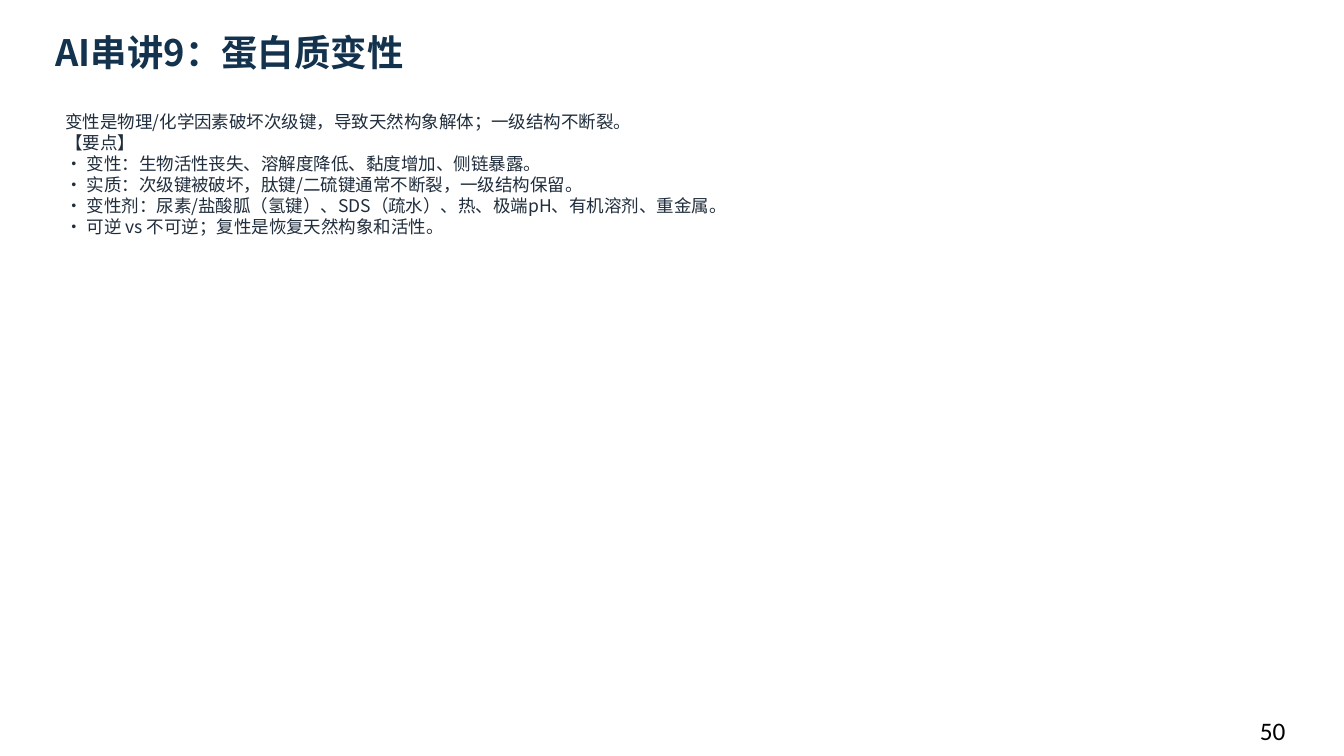
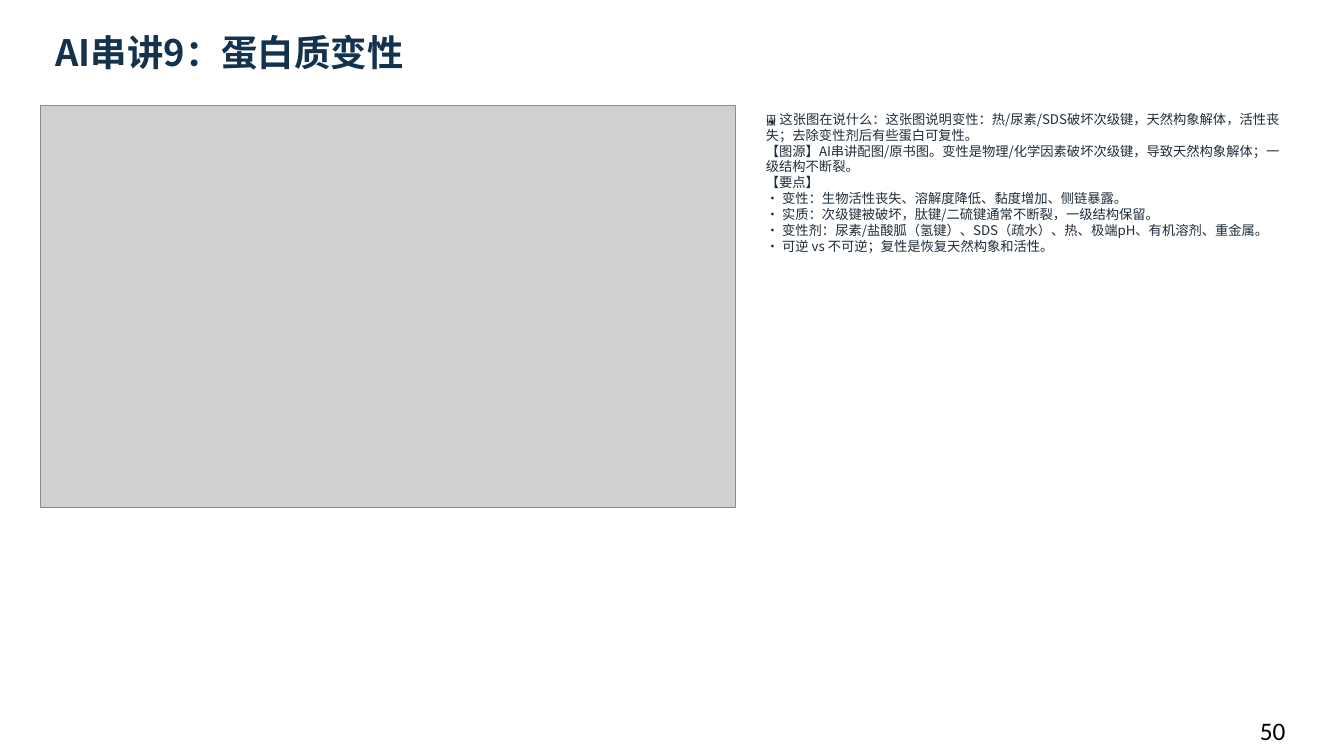
Before and after one commit to newkan-li/Biochemistry, a slide deck: slide 50 of downloads/bc03-ai-style.pptx. Drawn at 1344x756 pixels with LibreOffice and Linux fonts; fonts in the diff are those of the drawing; grey boxes stand for pictures. Boxes give left, top, right and bottom in pixels: in the first picture for what was removed or moved away, otherwise in the second. Text is boxed around its words. In the diff, an @@ line names an element or a change of style, - is before the commit and + after.

Commit message:
修复AI串讲页无图导致像空白:10个AI串讲页配图+图说,AI3配二级结构图;下载版重生成;版本20261112e

```diff
--- a/downloads/bc03-ai-style.pptx
+++ b/downloads/bc03-ai-style.pptx
@@ picture added at (40, 106, 736, 508) @@
@@ text at (766, 113, 1279, 253): text changed; size 12.5 to 9.5 pt @@
-变性是物理/化学因素破坏次级键，导致天然构象解体；一级结构不断裂。
-【要点】
-• 变性：生物活性丧失、溶解度降低、黏度增加、侧链暴露。
-• 实质：次级键被破坏，肽键/二硫键通常不断裂，一级结构保留。
-• 变性剂：尿素/盐酸胍（氢键）、SDS（疏水）、热、极端pH、有机溶剂、重金属。
-• 可逆 vs 不可逆；复性是恢复天然构象和活性。
+🖼 这张图在说什么：这张图说明变性：热/尿素/SDS破坏次级键，天然构象解体，活性丧失；去除变性剂后有些蛋白可复性。
+【图源】AI串讲配图/原书图。变性是物理/化学因素破坏次级键，导致天然构象解体；一级结构不断裂。
+【要点】
+• 变性：生物活性丧失、溶解度降低、黏度增加、侧链暴露。
+• 实质：次级键被破坏，肽键/二硫键通常不断裂，一级结构保留。
+• 变性剂：尿素/盐酸胍（氢键）、SDS（疏水）、热、极端pH、有机溶剂、重金属。
+• 可逆 vs 不可逆；复性是恢复天然构象和活性。
```
Also in this commit, not shown: 9 other slides changed, 6 other files.
